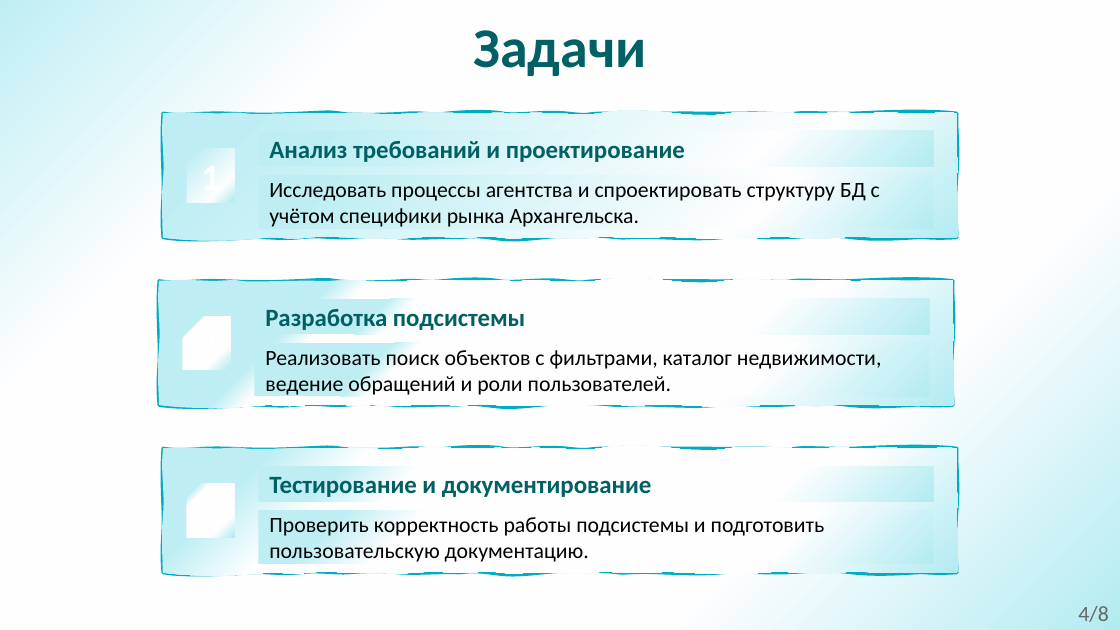
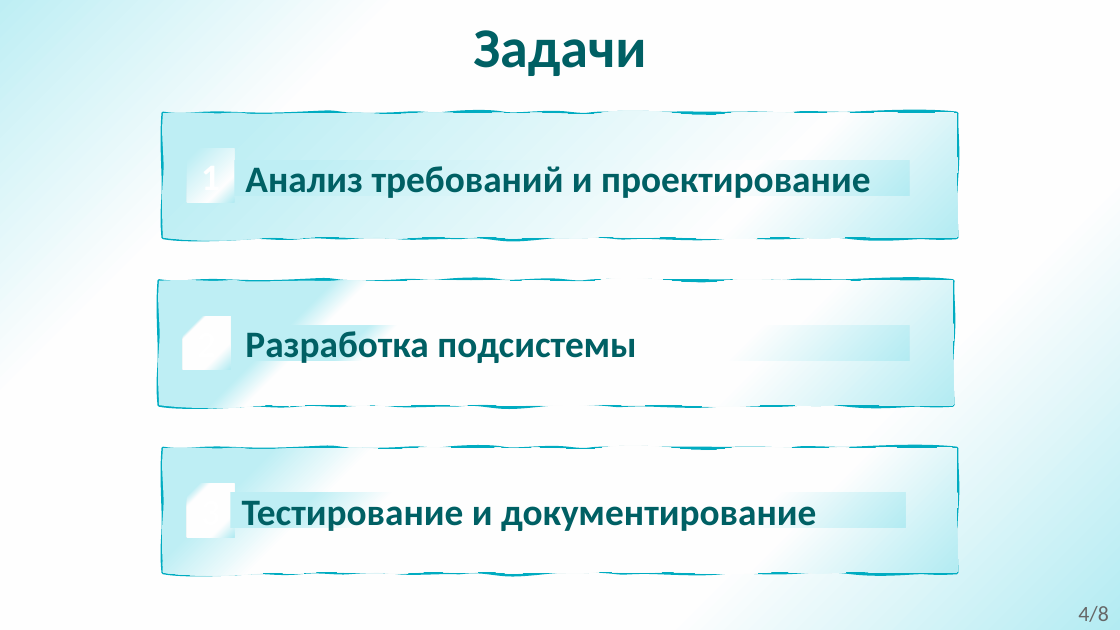
Before and after one commit to AndMar20/Present, a slide deck: slide 5 of Other/Курсовой_проект_АрхРеестр_Маратканов_А.А.pptx. Drawn at 1120x630 pixels with LibreOffice and Linux fonts; fonts in the diff are those of the drawing. Boxes give left, top, right and bottom in pixels: in the first picture for what was removed or moved away, otherwise in the second. Text is boxed around its words. In the diff, an @@ line names an element or a change of style, - is before the commit and + after.

```diff
--- a/Other/Курсовой_проект_АрхРеестр_Маратканов_А.А.pptx
+++ b/Other/Курсовой_проект_АрхРеестр_Маратканов_А.А.pptx
@@ size 16 to 24 pt in 3 elements at (234, 325, 909, 361), (231, 493, 906, 529), (234, 160, 909, 196) @@
@@ rectangle "Анализ требований и проектирование": place and size @@
-rectangle "Анализ требований и проектирование" at (259, 131, 934, 167)
+rectangle "Анализ требований и проектирование" at (234, 160, 909, 196)
@@ rectangle removed at (259, 176, 934, 230) @@
-Исследовать процессы агентства и спроектировать структуру БД с учётом специфики рынка Архангельска.
@@ rectangle "Разработка подсистемы": place and size @@
-rectangle "Разработка подсистемы" at (254, 299, 930, 335)
+rectangle "Разработка подсистемы" at (234, 325, 909, 361)
@@ text removed at (265, 347, 882, 398) @@
-Реализовать поиск объектов с фильтрами, каталог недвижимости, ведение обращений и роли пользователей.
@@ rectangle "Тестирование и документирование": place and size @@
-rectangle "Тестирование и документирование" at (259, 466, 934, 502)
+rectangle "Тестирование и документирование" at (231, 493, 906, 529)
@@ text removed at (269, 517, 825, 565) @@
-Проверить корректность работы подсистемы и подготовить пользовательскую документацию.
```
Also in this commit, not shown: 2 other slides changed, 2 other files.
